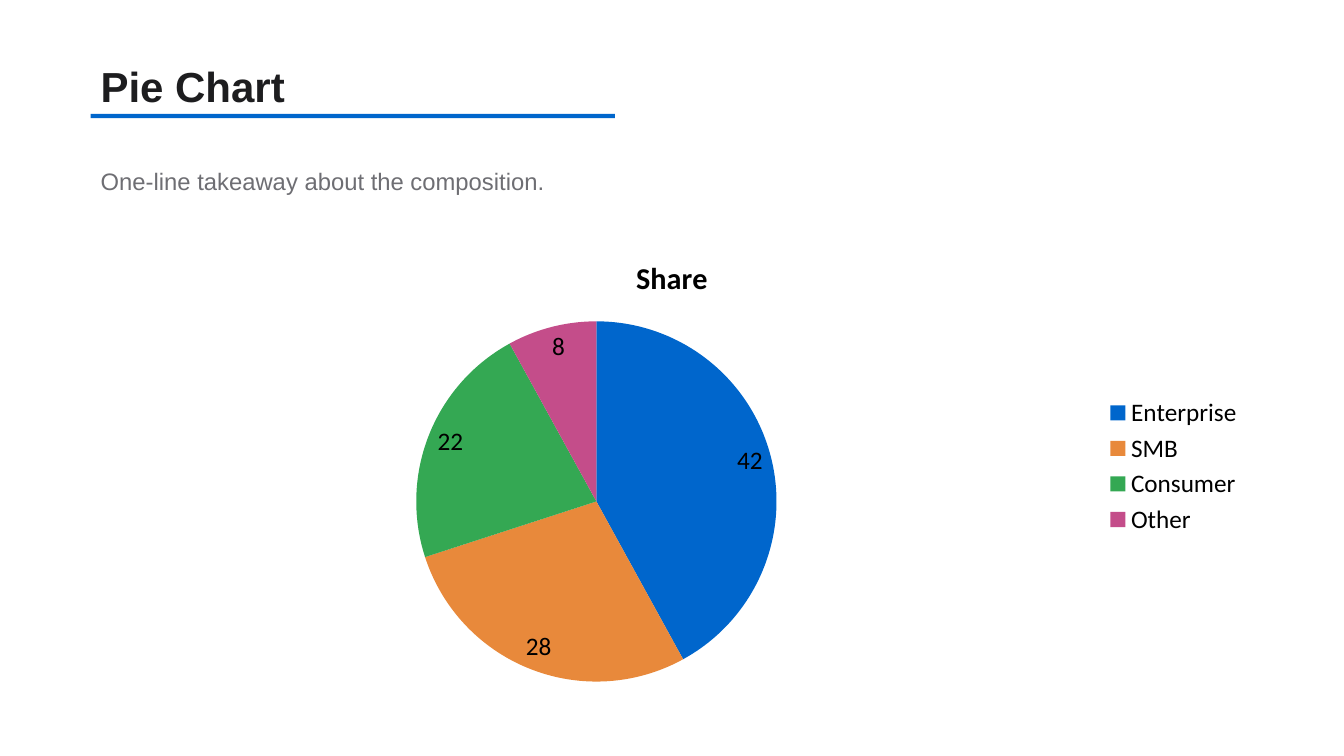
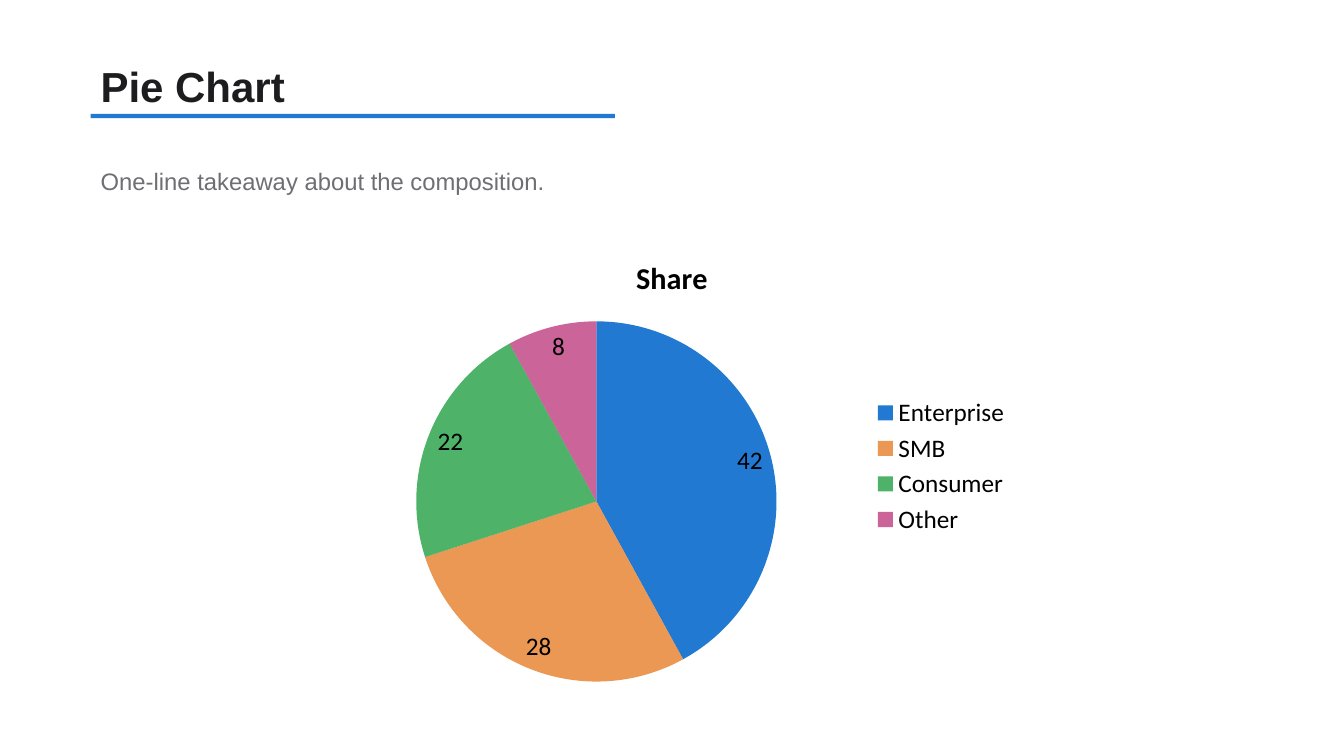
Before and after one commit to TakebumiSuzuki/CC-Dev-Container, a slide deck: slide 10 of template-source/basic_template.pptx. Drawn at 1344x756 pixels with LibreOffice and Linux fonts; fonts in the diff are those of the drawing. Boxes give left, top, right and bottom in pixels: in the first picture for what was removed or moved away, otherwise in the second. Text is boxed around its words. In the diff, an @@ line names an element or a change of style, - is before the commit and + after.

```diff
--- a/template-source/basic_template.pptx
+++ b/template-source/basic_template.pptx
@@ rectangle at [91, 114, 615, 118]: fill #0066CC to #0066CC at 87% opacity @@
@@ pie chart at [324, 237, 1021, 696] @@
@@ colours of single points changed @@
@@ pie chart: place and size @@
-pie chart at [91, 237, 1253, 696]
+pie chart at [324, 237, 1021, 696]
```
Also in this commit, not shown: 16 other slides changed, 13 other files.
